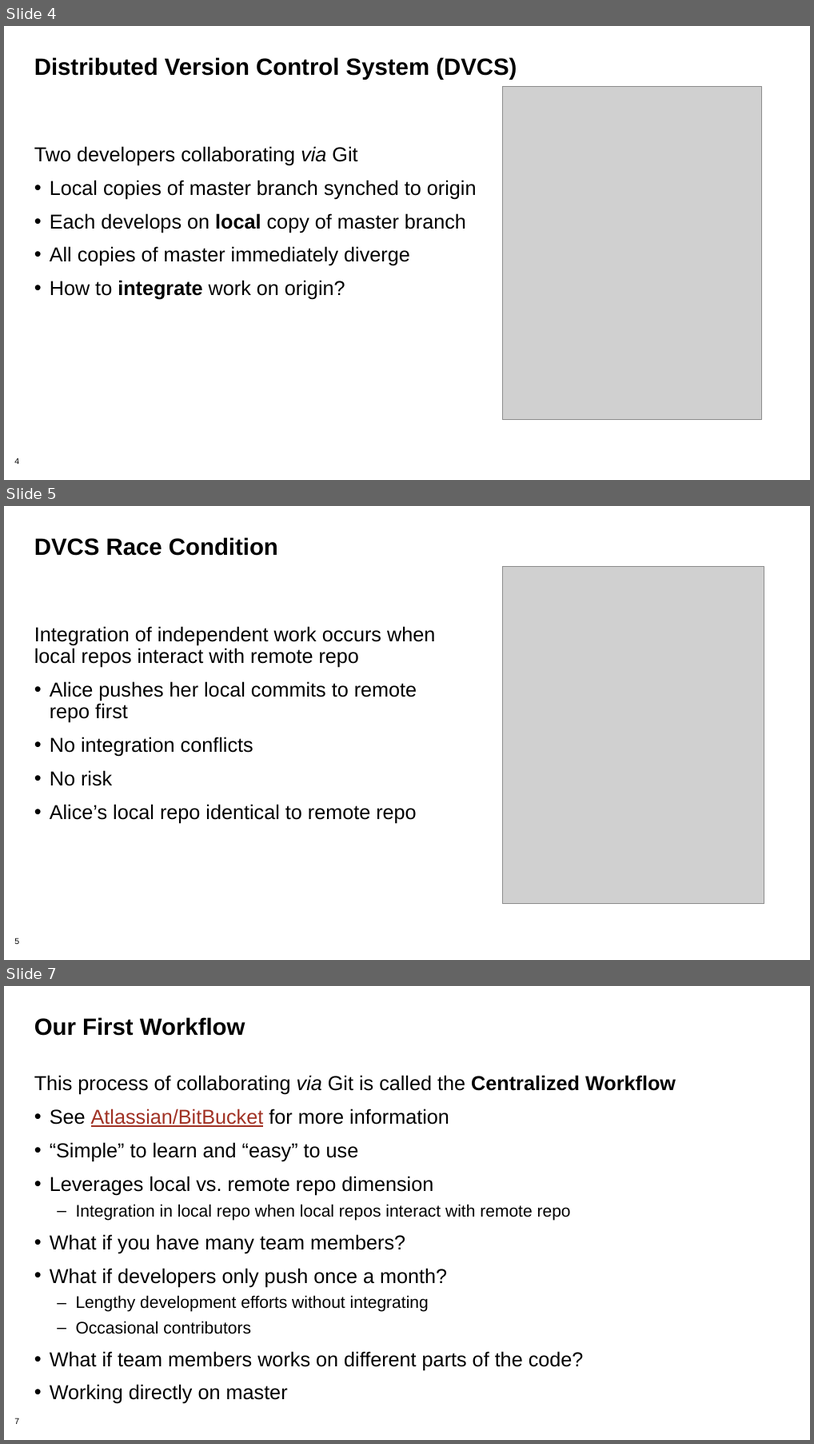
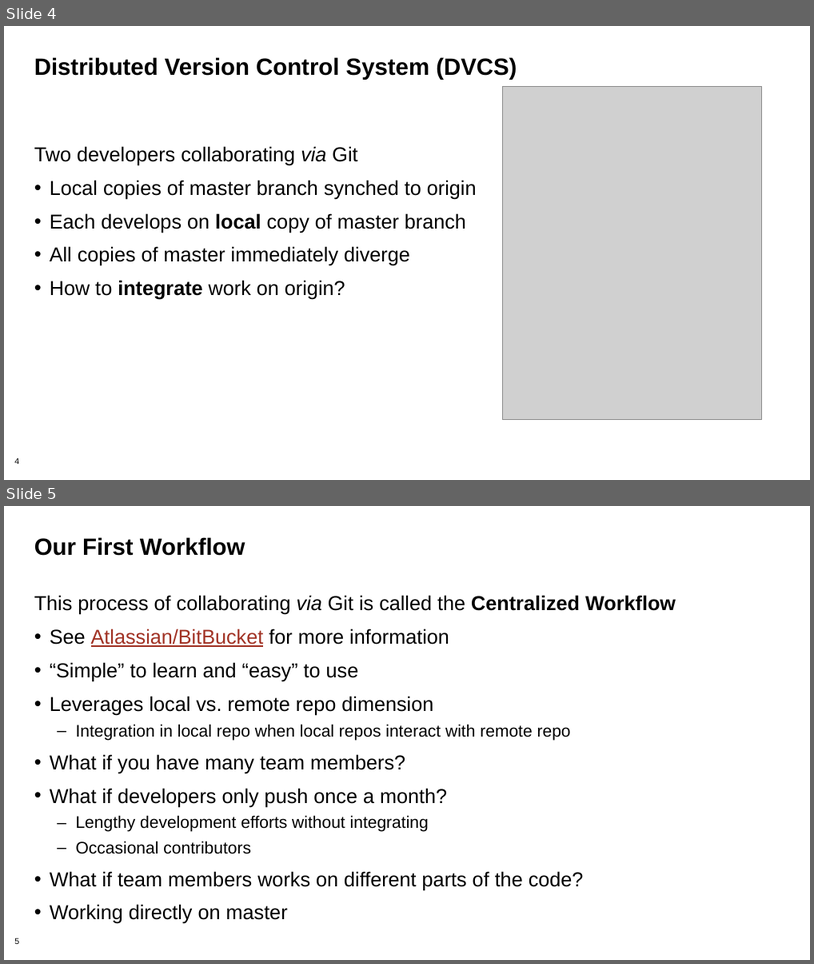
Before and after one commit to betterscientificsoftware/bssw-tutorial, a slide deck: presentations/03-gitworkflows.pptx. Shown one above the other, each under a label of ours: slides 4, 5 and 7 before the commit, slides 4 and 5 after it; the slides between them are not shown. The pictures are 814x1444 and 814x964 pixels, drawn with LibreOffice and Linux fonts; fonts in the diff are those of the drawing; grey boxes stand for pictures; background and template pictures are left out. Boxes give left, top, right and bottom in pixels: in the first picture for what was removed or moved away, otherwise in the second. Text is boxed around its words. In the diff, an @@ line names an element or a change of style, - is before the commit and + after.

```diff
--- a/presentations/03-gitworkflows.pptx
+++ b/presentations/03-gitworkflows.pptx
@@ slide 5 removed at (4, 506, 810, 960), background #FFFFFF; not listed: 1 template element that a slide beside it also shows @@
@@ title removed at (34, 537, 278, 556) @@
-DVCS Race Condition
@@ picture removed at (503, 567, 765, 904) @@
@@ text removed at (34, 626, 435, 823) @@
-Integration of independent work occurs when local repos interact with remote repo
-• Alice pushes her local commits to remote repo first
-• No integration conflicts
-• No risk
-• Alice’s local repo identical to remote repo
@@ what was slide 7 is now slide 5 @@
@@ page number at (14, 937, 19, 944): text changed @@
-7
+5
```
Also in this commit, not shown: 2 slides changed, 3 slides added, 2 other slides removed.
